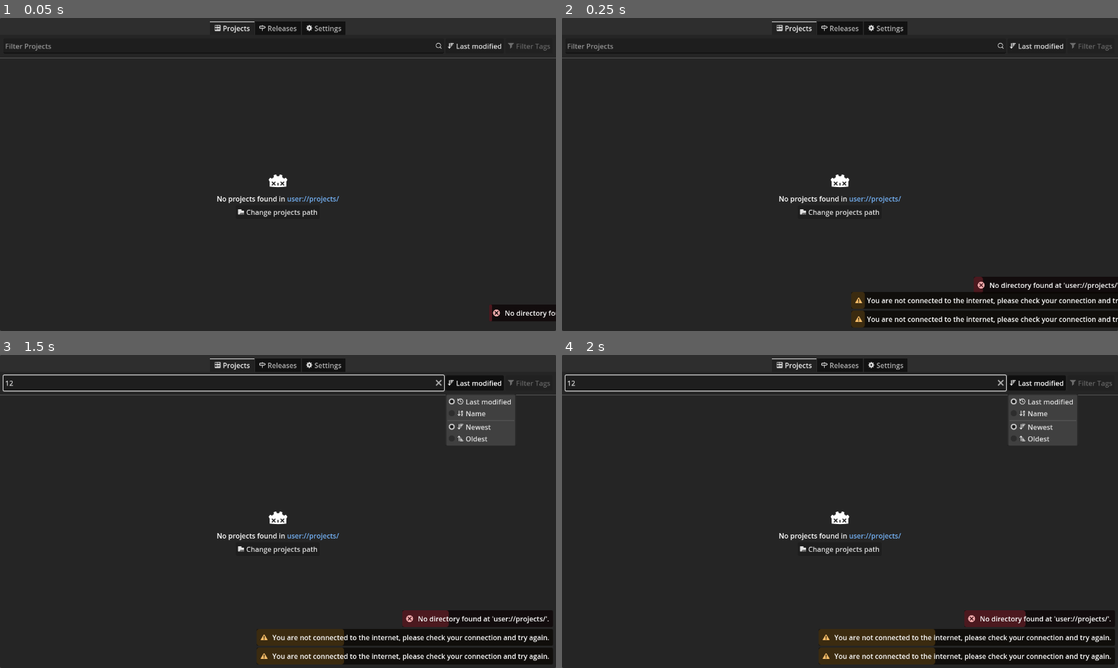
Above: before the commit, frames 1-4 (two rows, left to right).
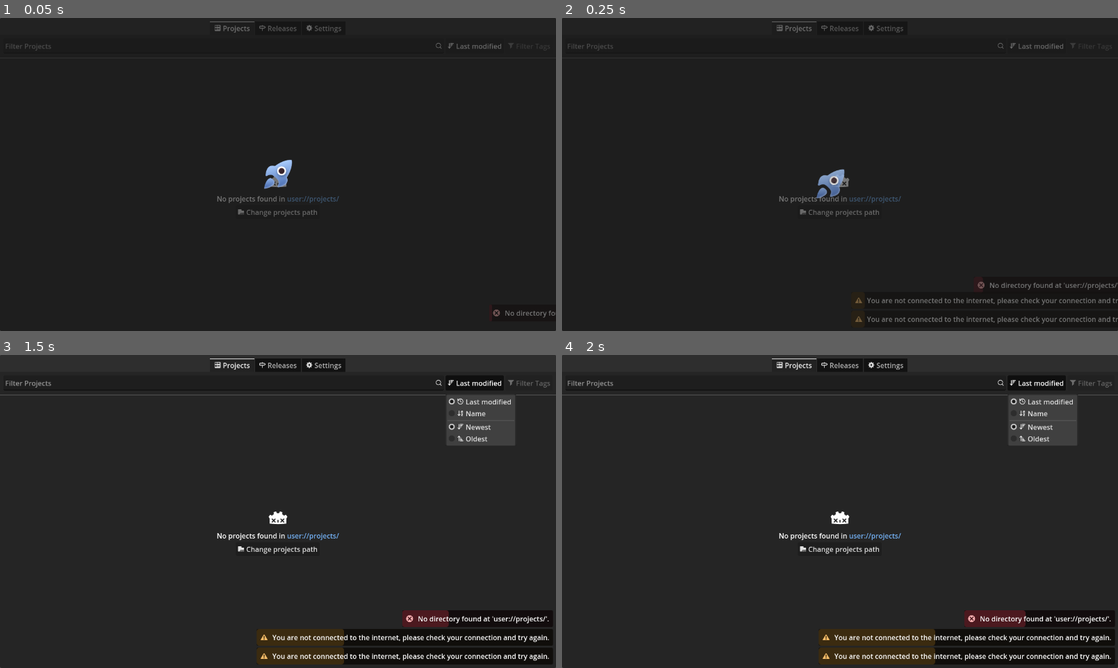
Above: after the commit, the same moments.

Repository: diiiaz/godot-launcher
Game: Godot game, scene res://scr/main.tscn
Same seed, same stepped clock (60 frames per second), same inputs: the game is played once before the commit and once after it. The engine's default icon, where the game draws it, is replaced by a stand-in: a white triangle on a blue panel in a dark square.
Inputs (mouse positions are in pixels of both pictures, inside the frame that each line leads up to):
- Up to frame 1 (0.05 s): no input
- Up to frame 2 (0.25 s): no input
- Up to frame 3 (1.5 s): click (222, 383) at 0.52 s; type "12" at 0.6 s; click "Last modified" at 1.25 s
- Up to frame 4 (2 s): no input

The runs differ from the first frame. In frame 1, 1.4% of the frame differs, in the area x 0-100%, y 1-97%; in frame 2, 2.2%, in the area x 0-100%, y 1-98%; in frame 3, 0.8%; in frame 4, 0.8%.

Commit message:
Add animated loading screen with logo

Diff:
--- /dev/null
+++ b/assets/textures/logo/godot-launcher.svg
@@ -0,0 +1,390 @@
+<?xml version="1.0" encoding="UTF-8" standalone="no"?>
+<!-- Created with Inkscape (http://www.inkscape.org/) -->
+
+<svg
+   width="16"
+   height="16"
+   viewBox="0 0 16 16"
+   version="1.1"
+   id="svg1"
+   sodipodi:docname="godot-launcher.svg"
+   inkscape:version="1.3.2 (091e20e, 2023-11-25, custom)"
+   inkscape:export-filename="godot-launcher.png"
+   inkscape:export-xdpi="768"
+   inkscape:export-ydpi="768"
+   xmlns:inkscape="http://www.inkscape.org/namespaces/inkscape"
+   xmlns:sodipodi="http://sodipodi.sourceforge.net/DTD/sodipodi-0.dtd"
+   xmlns:xlink="http://www.w3.org/1999/xlink"
+   xmlns="http://www.w3.org/2000/svg"
+   xmlns:svg="http://www.w3.org/2000/svg">
+  <sodipodi:namedview
+     id="namedview1"
+     pagecolor="#505050"
+     bordercolor="#eeeeee"
+     borderopacity="1"
+     inkscape:showpageshadow="0"
+     inkscape:pageopacity="0"
+     inkscape:pagecheckerboard="0"
+     inkscape:deskcolor="#505050"
+     inkscape:document-units="px"
+     inkscape:zoom="45.254834"
+     inkscape:cx="6.5407377"
+     inkscape:cy="8.6510095"
+     inkscape:window-width="2560"
+     inkscape:window-height="1417"
+     inkscape:window-x="-8"
+     inkscape:window-y="-8"
+     inkscape:window-maximized="1"
+     inkscape:current-layer="layer1" />
+  <defs
+     id="defs1">
+    <linearGradient
+       id="linearGradient21"
+       inkscape:collect="always">
+      <stop
+         style="stop-color:#ffffff;stop-opacity:0;"
+         offset="0.50786841"
+         id="stop22" />
+      <stop
+         style="stop-color:#583b44;stop-opacity:1;"
+         offset="1"
+         id="stop21" />
+    </linearGradient>
+    <linearGradient
+       id="linearGradient20">
+      <stop
+         style="stop-color:#ffffff;stop-opacity:0;"
+         offset="0.5"
+         id="stop19" />
+      <stop
+         style="stop-color:#ffffff;stop-opacity:1;"
+         offset="1"
+         id="stop20" />
+    </linearGradient>
+    <linearGradient
+       id="linearGradient10">
+      <stop
+         style="stop-color:#ffffff;stop-opacity:0;"
+         offset="0.5"
+         id="stop15" />
+      <stop
+         style="stop-color:#ffffff;stop-opacity:1;"
+         offset="1"
+         id="stop16" />
+    </linearGradient>
+    <linearGradient
+       id="linearGradient10-1">
+      <stop
+         style="stop-color:#ffffff;stop-opacity:0;"
+         offset="0.50500709"
+         id="stop11" />
+      <stop
+         style="stop-color:#a83de6;stop-opacity:1;"
+         offset="1"
+         id="stop10" />
+    </linearGradient>
+    <linearGradient
+       id="linearGradient7"
+       inkscape:collect="always">
+      <stop
+         style="stop-color:#adcfff;stop-opacity:1;"
+         offset="0"
+         id="stop7" />
+      <stop
+         style="stop-color:#4d71b4;stop-opacity:1;"
+         offset="1"
+         id="stop6" />
+    </linearGradient>
+    <linearGradient
+       id="linearGradient1"
+       inkscape:collect="always">
+      <stop
+         style="stop-color:#adcfff;stop-opacity:1;"
+         offset="0"
+         id="stop2" />
+      <stop
+         style="stop-color:#4d71b4;stop-opacity:1;"
+         offset="1"
+         id="stop1" />
+    </linearGradient>
+    <inkscape:path-effect
+       effect="mirror_symmetry"
+       start_point="3.9661603,13.750196"
+       end_point="6.1182122,10.528713"
+       center_point="5.0421862,12.139455"
+       id="path-effect3"
+       is_visible="true"
+       lpeversion="1.2"
+       lpesatellites=""
+       mode="free"
+       discard_orig_path="false"
+       fuse_paths="true"
+       oposite_fuse="false"
+       split_items="false"
+       split_open="false"
+       link_styles="false" />
+    <inkscape:path-effect
+       effect="mirror_symmetry"
+       start_point="8.804661,0.2487401"
+       end_point="8.804661,12.26872"
+       center_point="8.804661,6.2587301"
+       id="path-effect2"
+       is_visible="true"
+       lpeversion="1.2"
+       lpesatellites=""
+       mode="X"
+       discard_orig_path="false"
+       fuse_paths="true"
+       oposite_fuse="false"
+       split_items="false"
+       split_open="false"
+       link_styles="false" />
+    <inkscape:path-effect
+       effect="mirror_symmetry"
+       start_point="8,0"
+       end_point="8,16"
+       center_point="8,8"
+       id="path-effect1"
+       is_visible="true"
+       lpeversion="1.2"
+       lpesatellites=""
+       mode="free"
+       discard_orig_path="false"
+       fuse_paths="false"
+       oposite_fuse="false"
+       split_items="false"
+       split_open="false"
+       link_styles="false" />
+    <linearGradient
+       inkscape:collect="always"
+       xlink:href="#linearGradient7"
+       id="linearGradient2"
+       x1="8.4291534"
+       y1="2.8386521"
+       x2="10.808547"
+       y2="12.314825"
+       gradientUnits="userSpaceOnUse" />
+    <linearGradient
+       inkscape:collect="always"
+       xlink:href="#linearGradient1"
+       id="linearGradient3"
+       x1="5.1048479"
+       y1="8.124526"
+       x2="5.4838614"
+       y2="12.815427"
+       gradientUnits="userSpaceOnUse" />
+    <linearGradient
+       inkscape:collect="always"
+       xlink:href="#linearGradient10"
+       id="linearGradient11"
+       x1="5.660213"
+       y1="3.6079154"
+       x2="12.150377"
+       y2="11.186041"
+       gradientUnits="userSpaceOnUse" />
+    <clipPath
+       clipPathUnits="userSpaceOnUse"
+       id="clipPath13">
+      <use
+         x="0"
+         y="0"
+         xlink:href="#g12"
+         id="use13" />
+    </clipPath>
+    <filter
+       inkscape:collect="always"
+       style="color-interpolation-filters:sRGB"
+       id="filter13"
+       x="-0.30183205"
+       y="-0.30183205"
+       width="1.6036641"
+       height="1.6036641">
+      <feGaussianBlur
+         inkscape:collect="always"
+         stdDeviation="0.46768248"
+         id="feGaussianBlur13" />
+    </filter>
+    <filter
+       inkscape:collect="always"
+       style="color-interpolation-filters:sRGB"
+       id="filter14"
+       x="-0.090077547"
+       y="-0.087148986"
+       width="1.1801374"
+       height="1.1743006">
+      <feGaussianBlur
+         inkscape:collect="always"
+         stdDeviation="0.34518867"
+         id="feGaussianBlur14" />
+    </filter>
+    <filter
+       inkscape:collect="always"
+       style="color-interpolation-filters:sRGB"
+       id="filter15"
+       x="-0.31461774"
+       y="-0.30440305"
+       width="1.6291879"
+       height="1.6088135">
+      <feGaussianBlur
+         inkscape:collect="always"
+         stdDeviation="1.2573538"
+         id="feGaussianBlur15" />
+    </filter>
+    <linearGradient
+       inkscape:collect="always"
+       xlink:href="#linearGradient10-1"
+       id="linearGradient16"
+       gradientUnits="userSpaceOnUse"
+       x1="5.660213"
+       y1="3.6079154"
+       x2="11.681148"
+       y2="9.1225319" />
+    <clipPath
+       clipPathUnits="userSpaceOnUse"
+       id="clipPath17">
+      <use
+         x="0"
+         y="0"
+         xlink:href="#g16"
+         id="use17" />
+    </clipPath>
+    <linearGradient
+       inkscape:collect="always"
+       xlink:href="#linearGradient20"
+       id="linearGradient19"
+       x1="3.5820186"
+       y1="9.5103893"
+       x2="5.6579595"
+       y2="12.701084"
+       gradientUnits="userSpaceOnUse" />
+    <filter
+       inkscape:collect="always"
+       style="color-interpolation-filters:sRGB"
+       id="filter19"
+       x="-0.22812067"
+       y="-0.22670775"
+       width="1.4556836"
+       height="1.4539738">
+      <feGaussianBlur
+         inkscape:collect="always"
+         stdDeviation="0.34670958"
+         id="feGaussianBlur19" />
+    </filter>
+    <linearGradient
+       inkscape:collect="always"
+       xlink:href="#linearGradient21"
+       id="linearGradient22"
+       x1="10.664062"
+       y1="7.7421875"
+       x2="8.2734375"
+       y2="5.3515625"
+       gradientUnits="userSpaceOnUse" />
+    <filter
+       inkscape:collect="always"
+       style="color-interpolation-filters:sRGB"
+       id="filter22"
+       x="-0.26302767"
+       y="-0.26302767"
+       width="1.5260553"
+       height="1.5260553">
+      <feGaussianBlur
+         inkscape:collect="always"
+         stdDeviation="0.19950022"
+         id="feGaussianBlur22" />
+    </filter>
+  </defs>
+  <g
+     inkscape:label="Layer 1"
+     inkscape:groupmode="layer"
+     id="layer1">
+    <g
+       id="ship_group"
+       clip-path="url(#clipPath13)"
+       style="display:inline;fill:none">
+      <g
+         inkscape:label="clip"
+         id="g12"
+         style="fill:none">
+        <path
+           style="display:inline;fill:none;fill-opacity:1;stroke:none;stroke-width:0.75;stroke-linecap:round;stroke-linejoin:round;stroke-dasharray:none;stroke-opacity:1;paint-order:fill markers stroke"
+           d="M 13.619383,2.0793713 C 13.302904,1.9212259 10.37544,1.7966826 6.733829,4.5190473 4.3651101,3.9236455 3.3225517,5.305938 2.9203713,7.8030628 2.6070736,9.7483198 4.1561402,7.7163729 5.4455876,8.1972224 5.9258769,8.3763258 6.4185808,8.7165421 6.9563043,9.2401142 7.5171883,9.738796 7.8919507,10.205763 8.1051288,10.671928 8.6774549,11.92346 6.762158,13.61463 8.6798504,13.162264 11.141591,12.581562 12.445338,11.442305 11.681148,9.1225322 14.134605,5.2945892 13.799877,2.3836595 13.619383,2.0793713 Z"
+           id="path12"
+           sodipodi:nodetypes="cssccc" />
+      </g>
+      <path
+         style="display:inline;fill:url(#linearGradient2);fill-opacity:1;stroke:none;stroke-width:0.75;stroke-linecap:round;stroke-linejoin:round;stroke-dasharray:none;stroke-opacity:1;paint-order:fill markers stroke"
+         d="M 13.619383,2.0793713 C 13.302904,1.9212259 10.37544,1.7966826 6.733829,4.5190473 4.3651101,3.9236455 3.3225517,5.305938 2.9203713,7.8030628 2.6070736,9.7483198 4.1561402,7.7163729 5.4455876,8.1972224 5.9258769,8.3763258 6.4185808,8.7165421 6.9563043,9.2401142 7.5171883,9.738796 7.8919507,10.205763 8.1051288,10.671928 8.6774549,11.92346 6.762158,13.61463 8.6798504,13.162264 11.141591,12.581562 12.445338,11.442305 11.681148,9.1225322 14.134605,5.2945892 13.799877,2.3836595 13.619383,2.0793713 Z"
+         id="path1"
+         sodipodi:nodetypes="cssccc"
+         inkscape:label="ship_base" />
+      <path
+         style="display:inline;mix-blend-mode:color-dodge;fill:none;fill-opacity:1;stroke:url(#linearGradient11);stroke-width:0.3;stroke-linecap:round;stroke-linejoin:round;stroke-dasharray:none;stroke-opacity:1;paint-order:normal;filter:url(#filter14)"
+         d="M 13.619383,2.0793713 C 13.302904,1.9212259 10.37544,1.7966826 6.733829,4.5190473 4.3651101,3.9236455 3.3225517,5.305938 2.9203713,7.8030628 2.6070736,9.7483198 4.1561402,7.7163729 5.4455876,8.1972224 5.9258769,8.3763258 6.4185808,8.7165421 6.9563043,9.2401142 7.5171883,9.738796 7.8919507,10.205763 8.1051288,10.671928 8.6774549,11.92346 6.762158,13.61463 8.6798504,13.162264 11.141591,12.581562 12.445338,11.442305 11.681148,9.1225322 14.134605,5.2945892 13.799877,2.3836595 13.619383,2.0793713 Z"
+         id="path10"
+         sodipodi:nodetypes="cssccc"
+         inkscape:label="ship_highlight" />
+      <path
+         style="display:none;mix-blend-mode:normal;fill:none;fill-opacity:1;stroke:url(#linearGradient16);stroke-width:0.8;stroke-linecap:round;stroke-linejoin:round;stroke-dasharray:none;paint-order:normal;filter:url(#filter15)"
+         d="M 13.619383,2.0793713 C 13.302904,1.9212259 10.37544,1.7966826 6.733829,4.5190473 4.3651101,3.9236455 3.3225517,5.305938 2.9203713,7.8030628 2.6070736,9.7483198 4.1561402,7.7163729 5.4455876,8.1972224 5.9258769,8.3763258 6.4185808,8.7165421 6.9563043,9.2401142 7.5171883,9.738796 7.8919507,10.205763 8.1051288,10.671928 8.6774549,11.92346 6.762158,13.61463 8.6798504,13.162264 11.141591,12.581562 12.445338,11.442305 11.681148,9.1225322 14.134605,5.2945892 13.799877,2.3836595 13.619383,2.0793713 Z"
+         id="path14"
+         sodipodi:nodetypes="cssccc"
+         inkscape:label="ship_purple" />
+      <circle
+         style="display:inline;opacity:0.618902;mix-blend-mode:normal;fill:#334c7a;fill-opacity:1;stroke:none;stroke-width:0.671053;stroke-linecap:round;stroke-linejoin:round;stroke-dashoffset:2.00082;stroke-opacity:1;paint-order:normal;filter:url(#filter13)"
+         id="circle13"
+         cx="9.59375"
+         cy="6.953125"
+         r="1.859375"
+         transform="matrix(1.0113162,0,0,1.0113162,-0.17201995,0.00898352)"
+         inkscape:label="eye_shadow" />
+      <circle
+         style="display:inline;fill:#ffffff;fill-opacity:1;stroke:none;stroke-width:0.671053;stroke-linecap:round;stroke-linejoin:round;stroke-dashoffset:2.00082;stroke-opacity:1;paint-order:normal"
+         id="path13"
+         cx="9.46875"
+         cy="6.546875"
+         r="1.859375"
+         sodipodi:insensitive="true"
+         inkscape:label="eye" />
+      <circle
+         style="display:inline;fill:#362329;fill-opacity:1;stroke:none;stroke-width:0.431391;stroke-linecap:round;stroke-linejoin:round;stroke-dashoffset:2.00082;stroke-opacity:1;paint-order:normal"
+         id="circle20"
+         cx="9.46875"
+         cy="6.546875"
+         r="1.1953125"
+         inkscape:label="eye_center" />
+      <circle
+         style="display:inline;mix-blend-mode:color-dodge;fill:none;fill-opacity:1;stroke:url(#linearGradient22);stroke-width:0.3;stroke-linecap:round;stroke-linejoin:round;stroke-dasharray:none;stroke-dashoffset:2.00082;stroke-opacity:1;paint-order:normal;filter:url(#filter22)"
+         id="circle21"
+         cx="9.46875"
+         cy="6.546875"
+         r="1.1953125"
+         inkscape:label="eye_center_highlight" />
+    </g>
+    <g
+       id="g17"
+       clip-path="url(#clipPath17)"
+       inkscape:label="flame_group">
+      <g
+         inkscape:label="clip"
+         id="g16">
+        <path
+           style="display:inline;fill:none;stroke:none;stroke-width:0.75;stroke-linecap:round;stroke-linejoin:round;stroke-dasharray:none;stroke-dashoffset:2.00082;stroke-opacity:1;paint-order:normal"
+           d="M 2.3349136,13.830678 C 3.474593,13.893118 8.3138451,12.335811 6.0363323,10.089654 3.809376,7.8793301 2.2557146,12.621612 2.3349136,13.830678 Z"
+           id="path16"
+           sodipodi:nodetypes="ccc" />
+      </g>
+      <path
+         style="display:inline;fill:url(#linearGradient3);stroke:none;stroke-width:0.75;stroke-linecap:round;stroke-linejoin:round;stroke-dasharray:none;stroke-dashoffset:2.00082;stroke-opacity:1;paint-order:normal"
+         d="M 2.3349136,13.830678 C 3.474593,13.893118 8.3138451,12.335811 6.0363323,10.089654 3.809376,7.8793301 2.2557146,12.621612 2.3349136,13.830678 Z"
+         id="path2"
+         sodipodi:nodetypes="ccc"
+         inkscape:label="base" />
+      <path
+         style="display:inline;mix-blend-mode:color-dodge;fill:none;stroke:url(#linearGradient19);stroke-width:0.3;stroke-linecap:round;stroke-linejoin:round;stroke-dasharray:none;stroke-dashoffset:2.00082;stroke-opacity:1;paint-order:normal;filter:url(#filter19)"
+         d="M 2.3349136,13.830678 C 3.474593,13.893118 8.3138451,12.335811 6.0363323,10.089654 3.809376,7.8793301 2.2557146,12.621612 2.3349136,13.830678 Z"
+         id="path17"
+         sodipodi:nodetypes="ccc"
+         inkscape:label="highlight" />
+    </g>
+  </g>
+</svg>
--- a/scr/main.gd
+++ b/scr/main.gd
@@ -5,7 +5,7 @@
 #@onready var projects_page: ProjectsPage = %ProjectsPage
 #@onready var releases_page: ReleasesPage = %ReleasesPage
 #@onready var settings_page: SettingsPage = %SettingsPage
-#@onready var loading_screen: LoadingScreen = %LoadingScreen
+@onready var loading_screen: CanvasLayer = %LoadingScreen
 
 
 func _ready() -> void:
@@ -31,7 +31,7 @@
 	get_tree().set_auto_accept_quit(false)
 
 	#main_pages_controller.open_page(MainPagesController.PAGE.PROJECTS, false)
-	#loading_screen.close()
+	loading_screen.close()
 
 
 func check_for_new_releases() -> void:
--- a/scr/main.tscn
+++ b/scr/main.tscn
@@ -6,6 +6,8 @@
 [ext_resource type="PackedScene" uid="uid://psey4qlxyx72" path="res://scr/user_interface/pages/projects_page/project_page.tscn" id="5_o5q5n"]
 [ext_resource type="PackedScene" uid="uid://b182chroba61d" path="res://scr/user_interface/pages/releases_page/releases_page.tscn" id="6_tpi1q"]
 [ext_resource type="PackedScene" uid="uid://c12wjxbyonv8g" path="res://scr/user_interface/pages/settings_page/settings_page.tscn" id="7_ss67u"]
+[ext_resource type="Script" uid="uid://ctuphdj5sjpgg" path="res://scr/user_interface/loading_screen/loading_screen.gd" id="8_q4m34"]
+[ext_resource type="Texture2D" uid="uid://ctvd18b7s3dj8" path="res://assets/textures/logo/godot-launcher.png" id="8_yk2f6"]
 [ext_resource type="Script" uid="uid://c3vf2ull0nu75" path="res://scr/user_interface/popup_animator.gd" id="14_o5q5n"]
 
 [sub_resource type="StyleBoxFlat" id="StyleBoxFlat_tpi1q"]
@@ -64,3 +66,51 @@
 [node name="TAB_SETTINGS" parent="MarginContainer/TabContainer" instance=ExtResource("7_ss67u")]
 visible = false
 layout_mode = 2
+
+[node name="LoadingScreen" type="CanvasLayer" parent="."]
+unique_name_in_owner = true
+layer = 128
+visible = false
+script = ExtResource("8_q4m34")
+
+[node name="LoadingScreenBackground" type="Panel" parent="LoadingScreen"]
+unique_name_in_owner = true
+anchors_preset = 15
+anchor_right = 1.0
+anchor_bottom = 1.0
+grow_horizontal = 2
+grow_vertical = 2
+theme = ExtResource("1_s0v7e")
+theme_type_variation = &"MainBGPanel"
+metadata/_edit_lock_ = true
+
+[node name="Control" type="Control" parent="LoadingScreen"]
+unique_name_in_owner = true
+layout_mode = 3
+anchors_preset = 15
+anchor_right = 1.0
+anchor_bottom = 1.0
+grow_horizontal = 2
+grow_vertical = 2
+metadata/_edit_lock_ = true
+
+[node name="LogoTextureRect" type="TextureRect" parent="LoadingScreen/Control"]
+unique_name_in_owner = true
+custom_minimum_size = Vector2(90, 90)
+layout_mode = 1
+anchors_preset = 8
+anchor_left = 0.5
+anchor_top = 0.5
+anchor_right = 0.5
+anchor_bottom = 0.5
+offset_left = -45.0
+offset_top = -45.0
+offset_right = 45.0
+offset_bottom = 45.0
+grow_horizontal = 2
+grow_vertical = 2
+size_flags_horizontal = 4
+size_flags_vertical = 4
+texture = ExtResource("8_yk2f6")
+expand_mode = 1
+stretch_mode = 5
--- /dev/null
+++ b/scr/user_interface/loading_screen/loading_screen.gd
@@ -0,0 +1,29 @@
+extends CanvasLayer
+
+@onready var loading_screen_background: Panel = %LoadingScreenBackground
+@onready var control: Control = %Control
+@onready var logo_texture_rect: TextureRect = %LogoTextureRect
+
+var _start_pos: Vector2
+
+func _init() -> void:
+	visible = true
+
+func _ready() -> void:
+	_start_pos = logo_texture_rect.position
+	show()
+	control.mouse_filter = Control.MOUSE_FILTER_STOP
+	await get_tree().create_timer(0.1).timeout
+	var tweener: Tween = create_tween().set_ease(Tween.EASE_OUT).set_trans(Tween.TRANS_CIRC).set_parallel()
+	tweener.tween_property(logo_texture_rect, "position", _start_pos, 0.4).from(logo_texture_rect.position + Vector2(-1, 1) * 100)
+	tweener.tween_property(logo_texture_rect, "modulate:a", 1.0, 0.4).from(0.0)
+
+
+func close() -> void:
+	await get_tree().create_timer(0.7).timeout
+	control.mouse_filter = Control.MOUSE_FILTER_IGNORE
+	var tweener: Tween = create_tween().set_ease(Tween.EASE_IN).set_trans(Tween.TRANS_EXPO).set_parallel()
+	tweener.tween_property(loading_screen_background, "modulate:a", 0.0, 0.3).from(1.0)
+	tweener.tween_property(logo_texture_rect, "position", logo_texture_rect.position + Vector2(1, -1) * 1000, 0.6).from(_start_pos)
+	tweener.tween_property(logo_texture_rect, "modulate:a", 0.0, 0.4).from(1.0)
+	tweener.finished.connect(func(): queue_free())
Binary file added: assets/textures/logo/godot-launcher.ico
Binary file added: assets/textures/logo/godot-launcher.png
Not shown, added: assets/textures/logo/godot-launcher.png.import
Not shown, added: assets/textures/logo/godot-launcher.svg.import
Not shown: 1 places in scr/main.tscn that only renumber resources
Not shown, added: scr/user_interface/loading_screen/loading_screen.gd.uid
